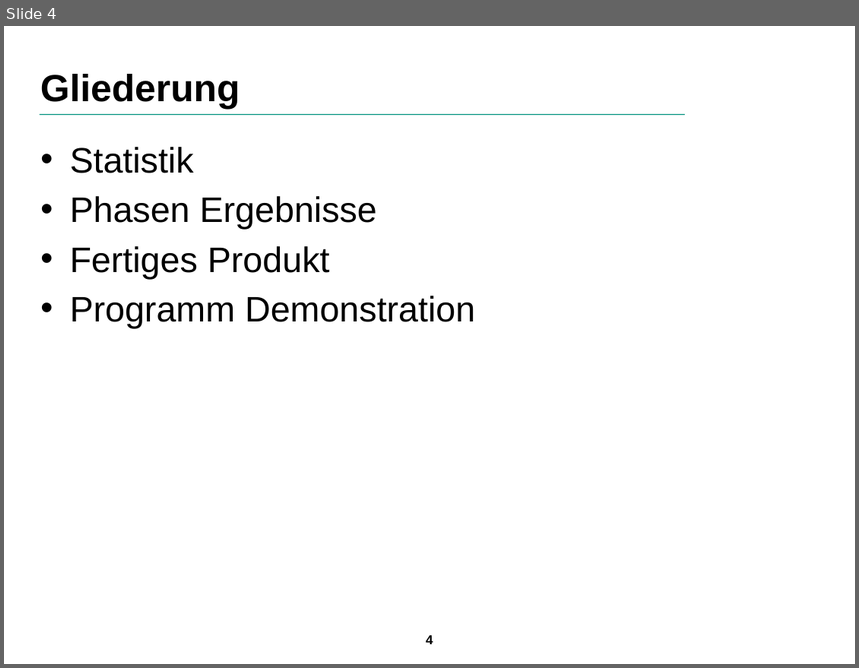
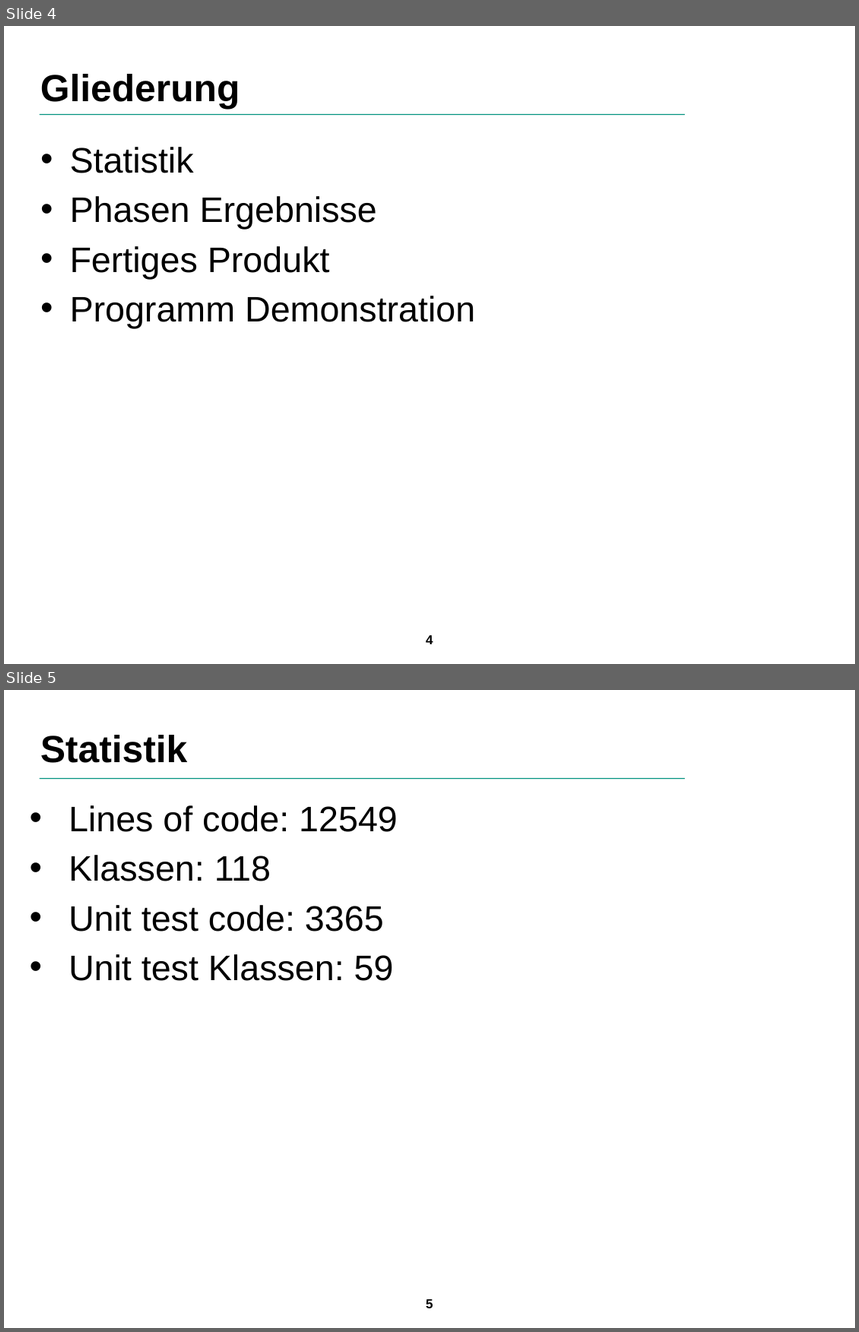
Before and after one commit to SuppenGeist/pse-ws1516-videoencoder-ta, a slide deck: Präsentation/Präsentation.odp. Shown one above the other, each under a label of ours: slide 4 before the commit, slides 4 and 5 after it. The pictures are 859x668 and 859x1332 pixels, drawn with LibreOffice and Linux fonts; fonts in the diff are those of the drawing; background and template pictures are left out. Boxes give left, top, right and bottom in pixels: in the first picture for what was removed or moved away, otherwise in the second. Text is boxed around its words. In the diff, an @@ line names an element or a change of style, - is before the commit and + after.

Commit message:
Improve presentation

```diff
--- a/Präsentation/Präsentation.odp
+++ b/Präsentation/Präsentation.odp
@@ slide 5 added at box(4, 690, 855, 1328), background picture (left out); not listed: 2 template elements that a slide beside it also shows @@
@@ title added at box(40, 735, 188, 763), 32 pt, text #000000, bold @@
+Statistik
@@ text added at box(69, 806, 398, 981), 30 pt, text #000000 @@
+• Lines of code: 12549
+• Klassen: 118
+• Unit test code: 3365
+• Unit test Klassen: 59
```
Also in this commit, not shown: 1 other slide added, 2 slides removed.
